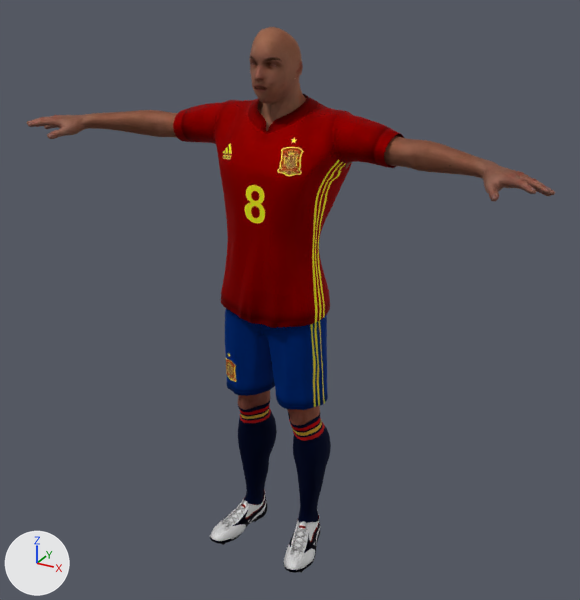
What one commit did to the glTF model public/poly/player_flat_low.glb.
One viewpoint serves both versions: a camera (50 mm lens) standing at (1.196, -2.085, 1.991) and looking at (0.038, 0.021, 0.938). Every picture has the same lights, and +X, +Y and +Z are marked at lower left. The picture after the commit comes second. Where no turn or scale is listed for an object, it has been applied to the vertices.

The older version as bpy lines, for what is in view:
```python
mat_arms_legs = principled_material('Arms Legs')
mat_arms_legs.texture = img_arms_legs
mat_arms_legs.metallic = 1.0
mat_arms_legs.roughness = 0.762
mat_face = principled_material('face')
mat_face.texture = img_face
mat_face.metallic = 1.0
mat_face.roughness = 0.762
mat_torso = principled_material('Torso')
mat_torso.texture = img_torso
mat_torso.metallic = 1.0
mat_torso.roughness = 0.762
me_mesh = bpy.data.meshes.new('Mesh')
me_mesh.from_pydata(...)  # 12303 vertices, 23580 faces; spans x -0.85..0.85, y -0.2..0.16, z 0.0..1.78
# faces by material slot: [4906, 2671, 4129, 1568, 5001, 1375, 3930]
me_mesh.materials.append(mat_shirt)  # picture img_shirt
me_mesh.materials.append(mat_pants)  # picture img_pants
me_mesh.materials.append(mat_socks)  # picture img_socks
me_mesh.materials.append(mat_torso)  # picture img_torso
me_mesh.materials.append(mat_arms_legs)  # picture img_arms_legs
me_mesh.materials.append(mat_face)  # picture img_face
me_mesh.materials.append(mat_shoes)  # picture img_shoes
ob_bodyall = bpy.data.objects.new('bodyAll', me_mesh)
ob_bodyall.location = (0.0, 0.0, 0.0)
```
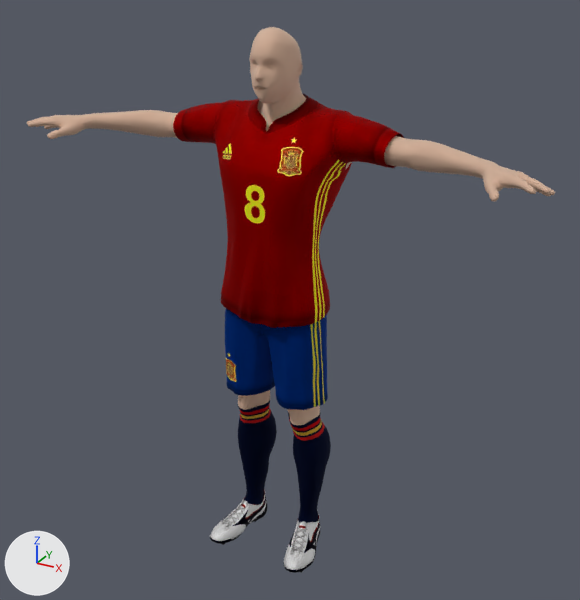
Pixel boxes [x1, y1, x2, y2] of what changed, in the pictures (580 x 600 px):
```json
{"object": "bodyAll", "change": "surface changed", "before": [27, 27, 555, 428], "after": [27, 27, 555, 428]}
```

The change, as JSON lines over the scene's bpy script:
```json
{"op": "remove", "block": "mat_torso", "code": "mat_torso.texture = img_torso"}
{"op": "add", "block": "mat_torso", "code": "mat_torso.base_color = (0.8, 0.62, 0.5)  # beige #e7cebc"}
{"op": "set", "path": "mat_torso.roughness", "old": "0.762", "new": "0.9"}
{"op": "remove", "block": "mat_arms_legs", "code": "mat_arms_legs.texture = img_arms_legs"}
{"op": "add", "block": "mat_arms_legs", "code": "mat_arms_legs.base_color = (0.8, 0.62, 0.5)  # beige #e7cebc"}
{"op": "set", "path": "mat_arms_legs.roughness", "old": "0.762", "new": "0.9"}
{"op": "remove", "block": "mat_face", "code": "mat_face.texture = img_face"}
{"op": "add", "block": "mat_face", "code": "mat_face.base_color = (0.8, 0.62, 0.5)  # beige #e7cebc"}
{"op": "set", "path": "mat_face.roughness", "old": "0.762", "new": "0.9"}
```
